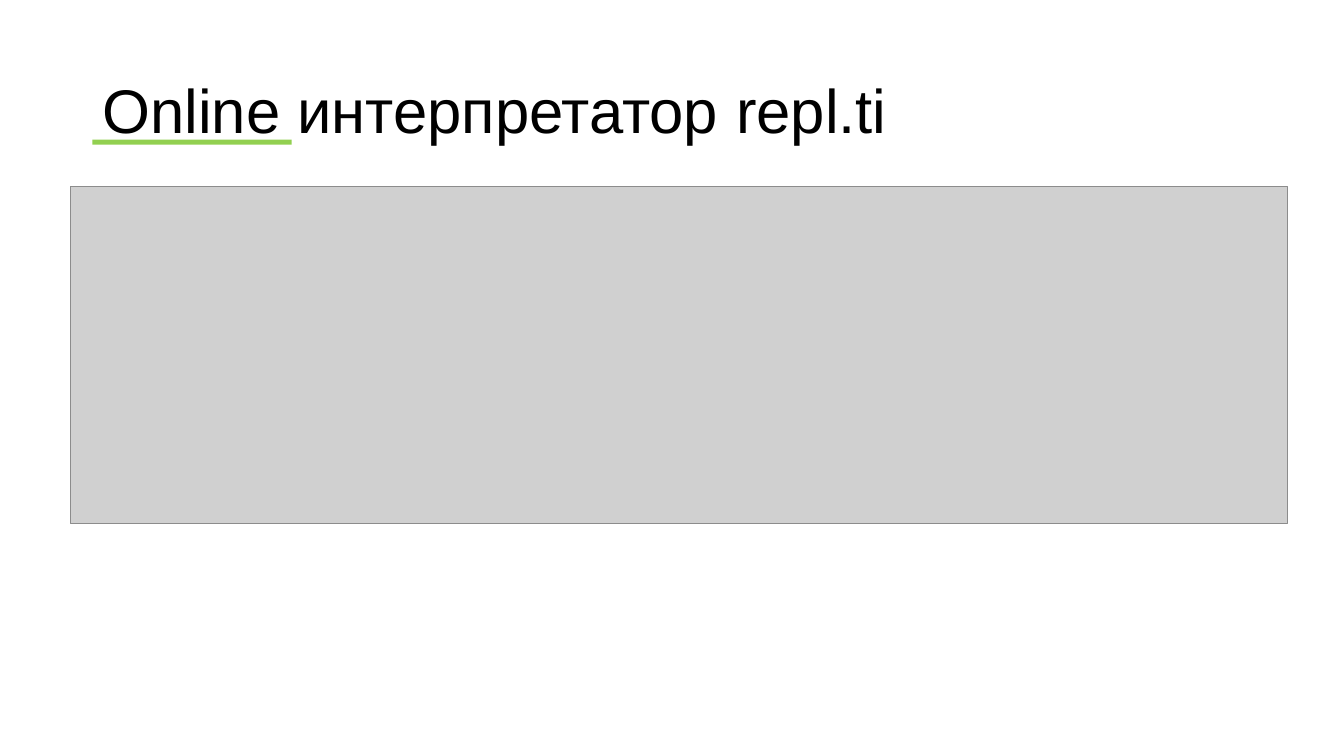
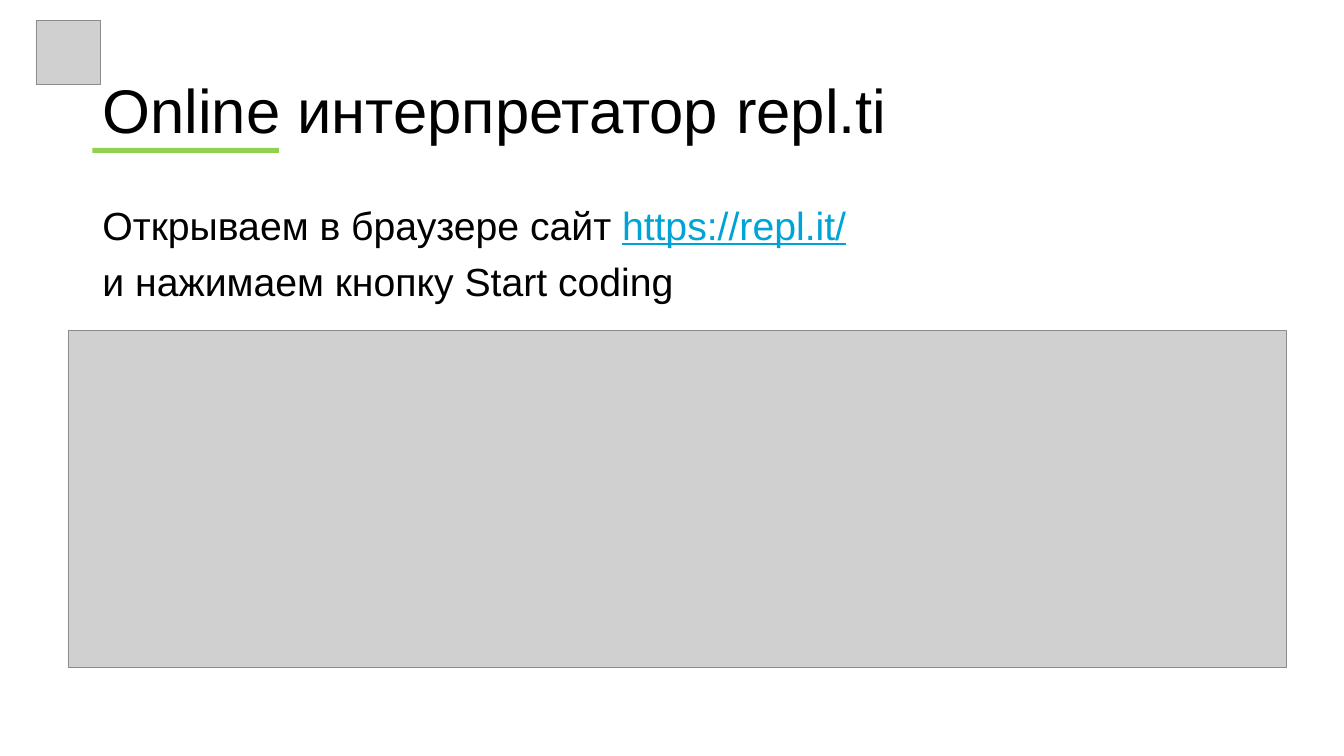
Before and after one commit to wolf24ru/python_learning, a slide deck: slide 4 of prezintation_1.pptx. Drawn at 1344x756 pixels with LibreOffice and Linux fonts; fonts in the diff are those of the drawing; grey boxes stand for pictures. Boxes give left, top, right and bottom in pixels: in the first picture for what was removed or moved away, otherwise in the second. Text is boxed around its words. In the diff, an @@ line names an element or a change of style, - is before the commit and + after.

```diff
--- a/prezintation_1.pptx
+++ b/prezintation_1.pptx
@@ picture added at [37, 21, 101, 85] @@
@@ rectangle: place and size @@
-rectangle at [93, 140, 292, 145]
+rectangle at [93, 148, 279, 153]
@@ text added at [102, 211, 846, 304], 28 pt, text #000000 @@
+Открываем в браузере сайт https://repl.it/
+и нажимаем кнопку Start coding
@@ picture: place and size @@
-picture at [71, 187, 1289, 523]
+picture at [69, 331, 1287, 667]
```
Also in this commit, not shown: 3 other slides changed, 5 slides added.
